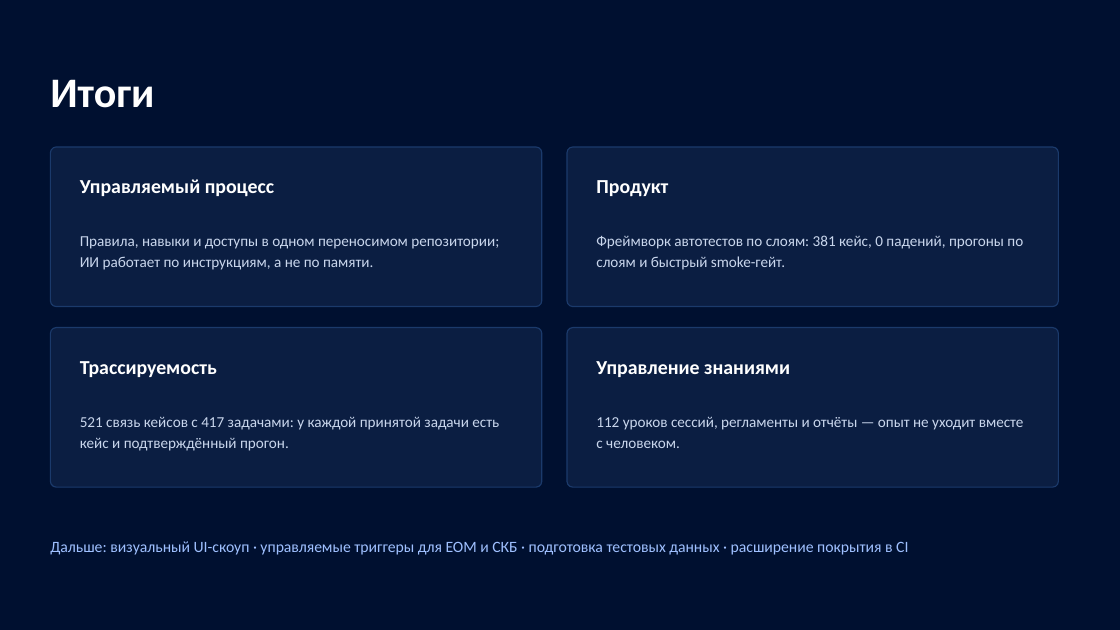
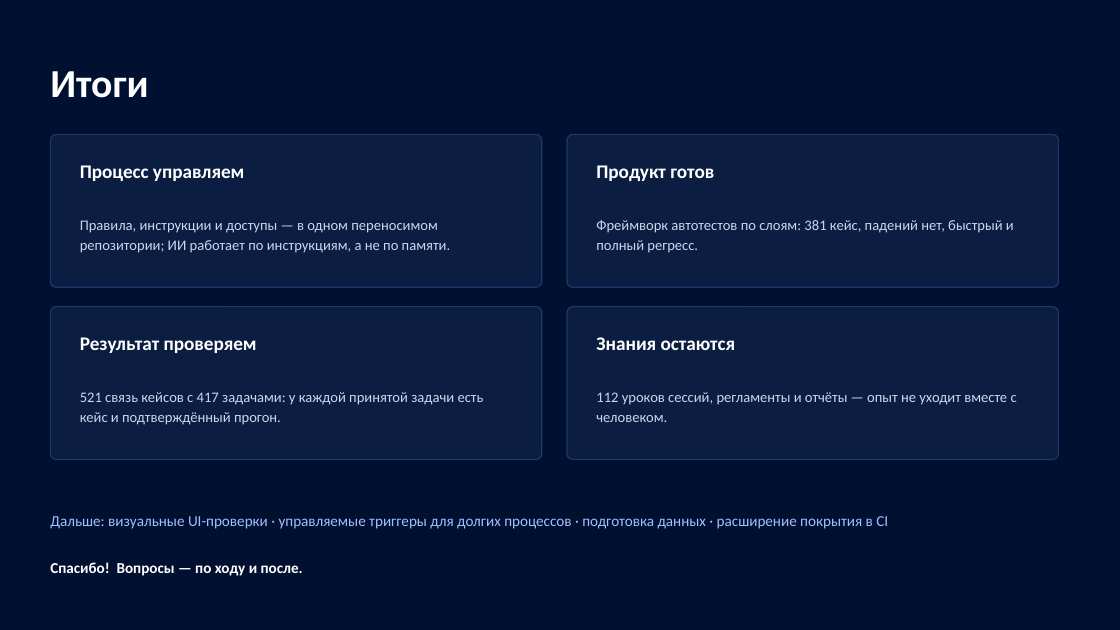
Before and after one commit to igorpugatschev/ausn-control-plane, a slide deck: slide 19 of docs/presentations/ausn-control-plane-qa-layer.pptx (slide 16 before the commit). Drawn at 1120x630 pixels with LibreOffice and Linux fonts; fonts in the diff are those of the drawing. Boxes give left, top, right and bottom in pixels: in the first picture for what was removed or moved away, otherwise in the second. Text is boxed around its words. In the diff, an @@ line names an element or a change of style, - is before the commit and + after.

Commit message:
docs(presentations): версия с диаграммами (архитектура, MCP-шина, sequence, activity, пирамида, план регресса), глоссарий и технические заметки к слайдам

```diff
--- a/docs/presentations/ausn-control-plane-qa-layer.pptx
+++ b/docs/presentations/ausn-control-plane-qa-layer.pptx
@@ text "Итоги": place and size @@
-text "Итоги" at (50,79,154,108)
+text "Итоги" at (50,71,148,98)
@@ text "Итоги" at (50,71,148,98): size 36 to 34 pt @@
@@ rounded rectangle: place and size @@
-rounded rectangle at (50,147,542,307)
+rounded rectangle at (50,134,542,287)
@@ rounded rectangle: place and size @@
-rounded rectangle at (567,147,1059,307)
+rounded rectangle at (567,134,1059,287)
@@ text at (80,165,244,181): text changed; size 17 to 16.5 pt @@
-Управляемый процесс
+Процесс управляем
@@ text at (596,165,714,181): text changed; size 17 to 16.5 pt @@
-Продукт
+Продукт готов
@@ text at (80,220,450,253): text changed; size 13 to 12.5 pt @@
-Правила, навыки и доступы в одном переносимом репозитории; ИИ работает по инструкциям, а не по памяти.
+Правила, инструкции и доступы — в одном переносимом репозитории; ИИ работает по инструкциям, а не по памяти.
@@ text at (596,220,1014,253): text changed; size 13 to 12.5 pt @@
-Фреймворк автотестов по слоям: 381 кейс, 0 падений, прогоны по слоям и быстрый smoke-гейт.
+Фреймворк автотестов по слоям: 381 кейс, падений нет, быстрый и полный регресс.
@@ rounded rectangle: place and size @@
-rounded rectangle at (50,328,542,487)
+rounded rectangle at (50,307,542,460)
@@ proportions changed in 4 elements at (50,134,542,287), (567,134,1059,287), (50,307,542,460), (567,307,1059,460) @@
@@ rounded rectangle: place and size @@
-rounded rectangle at (567,328,1059,487)
+rounded rectangle at (567,307,1059,460)
@@ text added at (80,337,257,353), 16.5 pt, text #FFFFFF, bold @@
+Результат проверяем
@@ text added at (596,337,736,350), 16.5 pt, text #FFFFFF, bold @@
+Знания остаются
@@ text "521 связь кейсов с 417 ...": place and size @@
-text "521 связь кейсов с 417 ..." at (80,416,499,451)
+text "521 связь кейсов с 417 ..." at (80,392,484,425)
@@ text "521 связь кейсов с 417 ..." at (80,392,484,425): size 13 to 12.5 pt; line spacing 18pt to 17pt @@
@@ text removed at (80,361,217,377) @@
-Трассируемость
@@ text "112 уроков сессий, регламенты и ...": place and size @@
-text "112 уроков сессий, регламенты и ..." at (596,416,1024,448)
+text "112 уроков сессий, регламенты и ..." at (596,392,1017,422)
@@ text "112 уроков сессий, регламенты и ..." at (596,392,1017,422): size 13 to 12.5 pt; line spacing 18pt to 17pt @@
@@ text removed at (596,361,790,377) @@
-Управление знаниями
@@ text at (50,516,888,529): text changed; size 13.5 to 13 pt @@
-Дальше: визуальный UI-скоуп · управляемые триггеры для EOM и СКБ · подготовка тестовых данных · расширение покрытия в CI
+Дальше: визуальные UI-проверки · управляемые триггеры для долгих процессов · подготовка данных · расширение покрытия в CI
@@ text added at (50,562,303,576), 13 pt, text #FFFFFF, bold @@
+Спасибо! Вопросы — по ходу и после.
```
Also in this commit, not shown: 5 other slides changed, 13 slides added, 10 slides removed, 5 other files.
